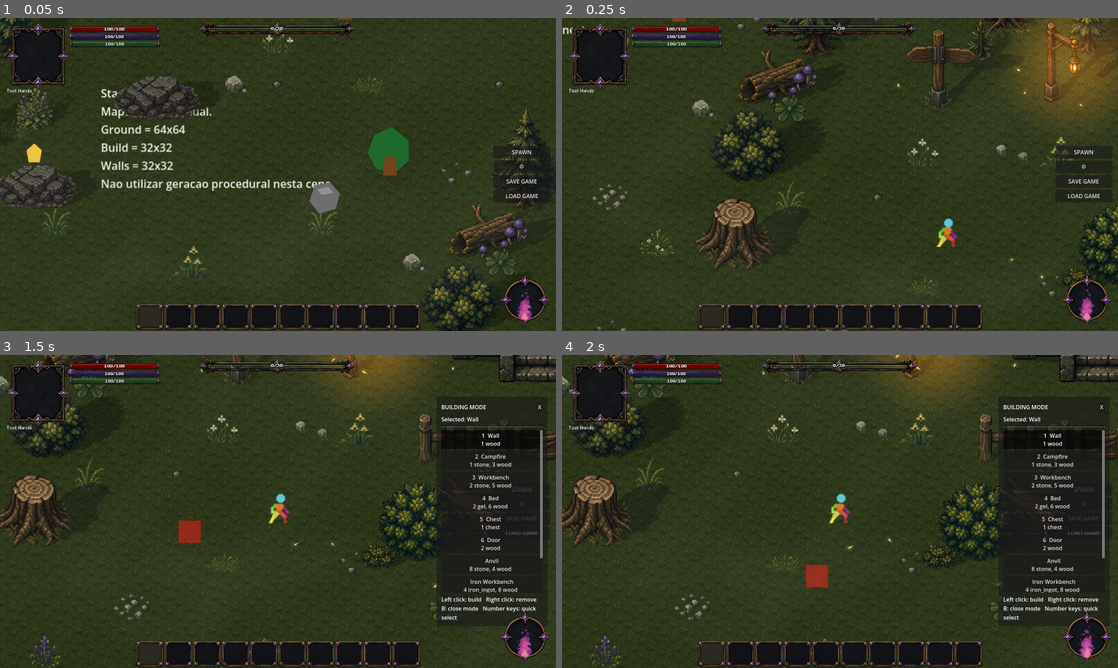
Above: before the commit, frames 1-4 (two rows, left to right).
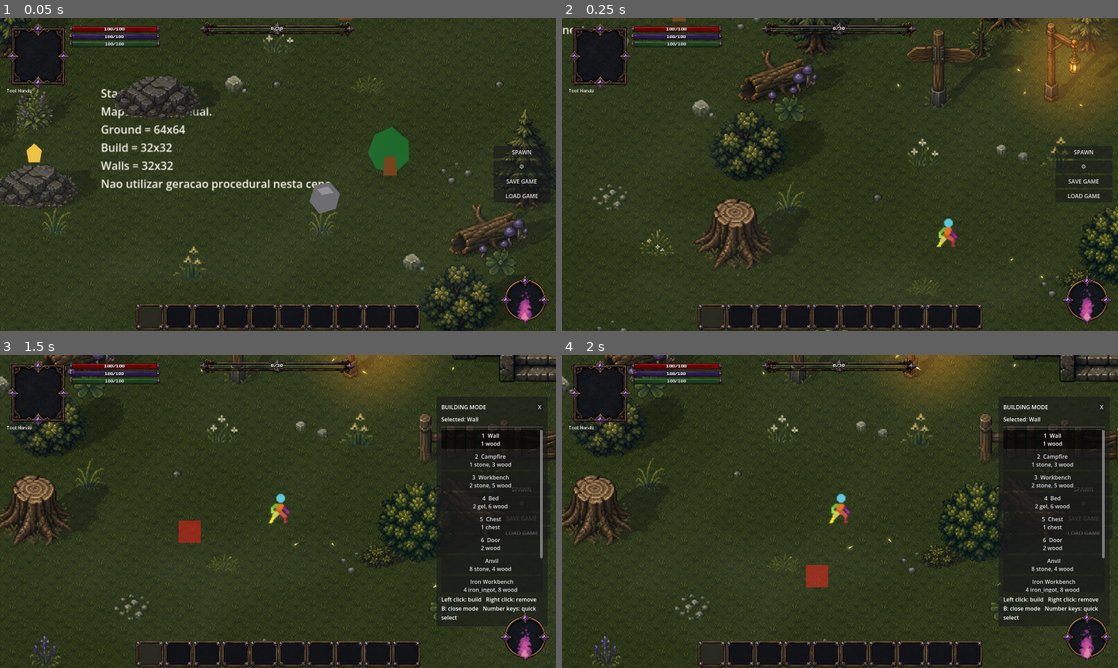
Above: after the commit, the same moments.

Repository: ramonsamagaio/Oathwake-Main
Game: Godot game, scene res://scenes/game/Game.tscn
Same seed, same stepped clock (60 frames per second), same inputs: the game is played once before the commit and once after it. This scene is started directly instead of the project's main scene.
Inputs (mouse positions are in pixels of both pictures, inside the frame that each line leads up to):
- Up to frame 1 (0.05 s): no input
- Up to frame 2 (0.25 s): no input
- Up to frame 3 (1.5 s): tap Enter at 0.5 s; move the mouse to (400, 495) at 0.52 s; hold D 0.53-1.25 s; tap B at 0.6 s; click (400, 495) at 0.67 s; tap Space at 0.77 s; drag from (166, 527) to (250, 574) at 1.27 s
- Up to frame 4 (2 s): no input

The runs differ from the first frame. In frame 1, 0.3% of the frame differs, in the area x 0-97%, y 0-100%; in frame 2, 0.3%; in frame 3, 0.2%; in frame 4, 0.3%.

Commit message:
Use perspective-aware player light suite

Diff:
--- a/scenes/Player.tscn
+++ b/scenes/Player.tscn
@@ -1,6 +1,6 @@
 [gd_scene format=3 uid="uid://ocffh2angc1c"]
 
-[ext_resource type="Script" path="res://scripts/player/PlayerLifeAnimationSuite.gd" id="1_player_script"]
+[ext_resource type="Script" path="res://scripts/player/PlayerLightPerspectiveSuite.gd" id="1_player_script"]
 [ext_resource type="Script" uid="uid://dmhcm7eaub50u" path="res://scripts/camera/CameraShake2D.gd" id="2_camera_shake_script"]
 [ext_resource type="PackedScene" path="res://scenes/effects/GlowOverlay.tscn" id="3_player_light"]
 
